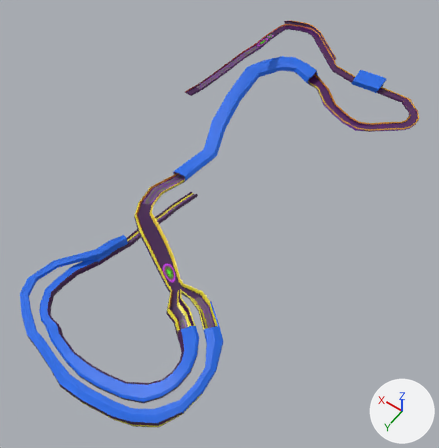
An edit to the Blender file Marble Racers Stars/Assets/Models/TracksProps/Track3(Mutant)/Track3.blend, drawn before and after from the same camera.
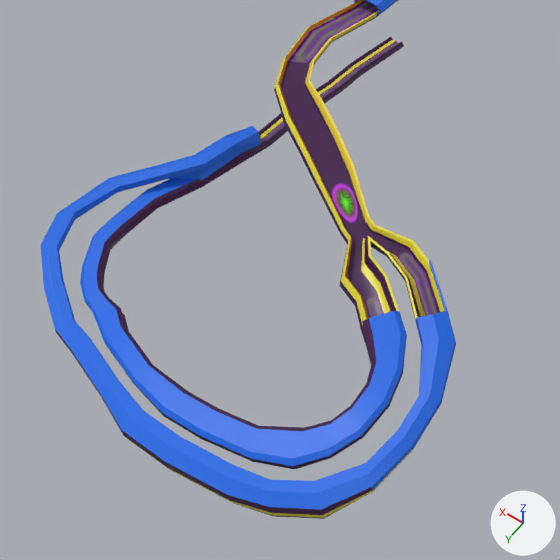
Old and new are each drawn whole from a camera (50 mm lens) standing at (-31.7, 39.3, 43.7) and looking at (-8.0, 6.2, -8.4) and again close up on the part from 0% to 62% of the width and 39% to 100% of the height. Arrows for +X, +Y and +Z are at lower right; the lights stay in place.

Objects in the first close-up: 'TrackMutant'.
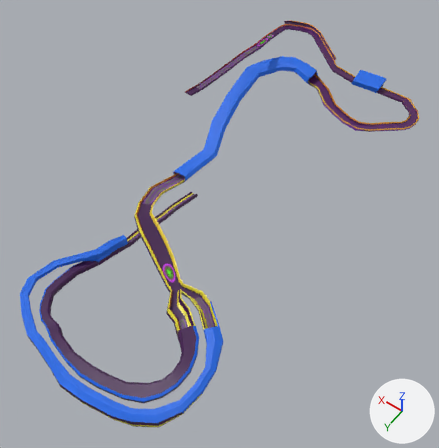
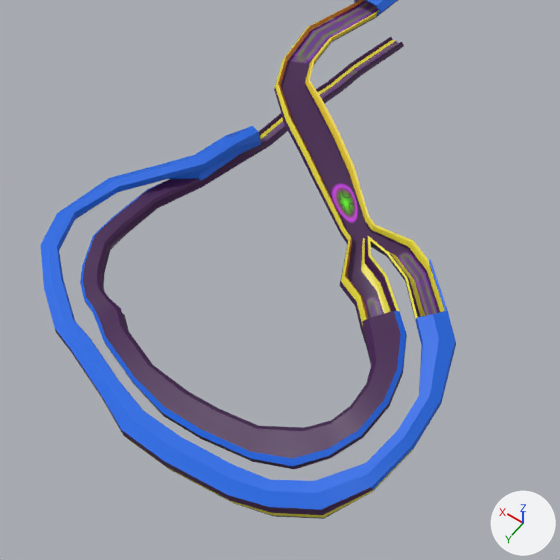
Changed parts and their boxes [x1, y1, x2, y2] in the close-ups (560 x 560 px):
part 1 of me_cube, recoloured (blue to purple)
    both: [83, 178, 401, 458]

Edits to the bpy script that builds the scene:
```text
Add mat_road:
    mat_road = principled_material('Road')
    mat_road.texture = img_texturemutantfly_png
Change me_cube:
    where me_cube.from_pydata(...)  # 2162 vertices, 2173 faces; spans x -20.5..6.2, y -20.5..29.0, z -15.0..1.5
    used by ob_trackmutant; location = (0.0, 0.0, 0.0)
    me_cube part 1: 20 of the faces centred in x -14.9..3.6, y 16.6..26.5, z -13.0..-8.5 switch from mat_matinbvi (blue #1b6ae7) to mat_road (picture img_texturemutantfly_png)
```
